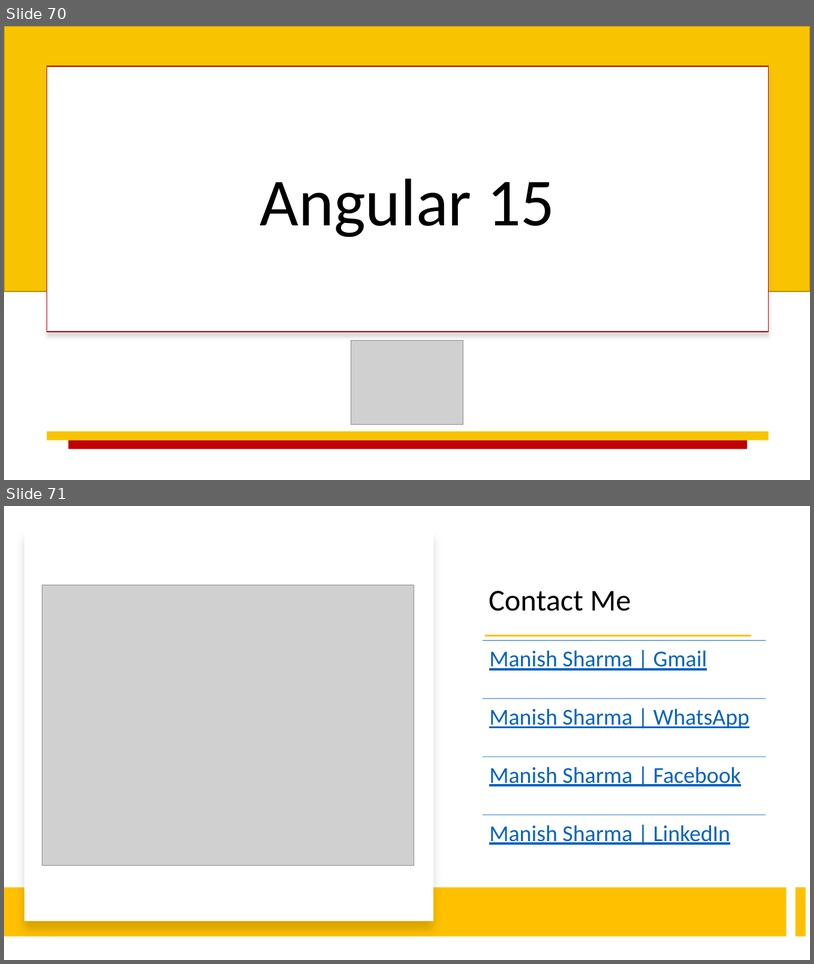
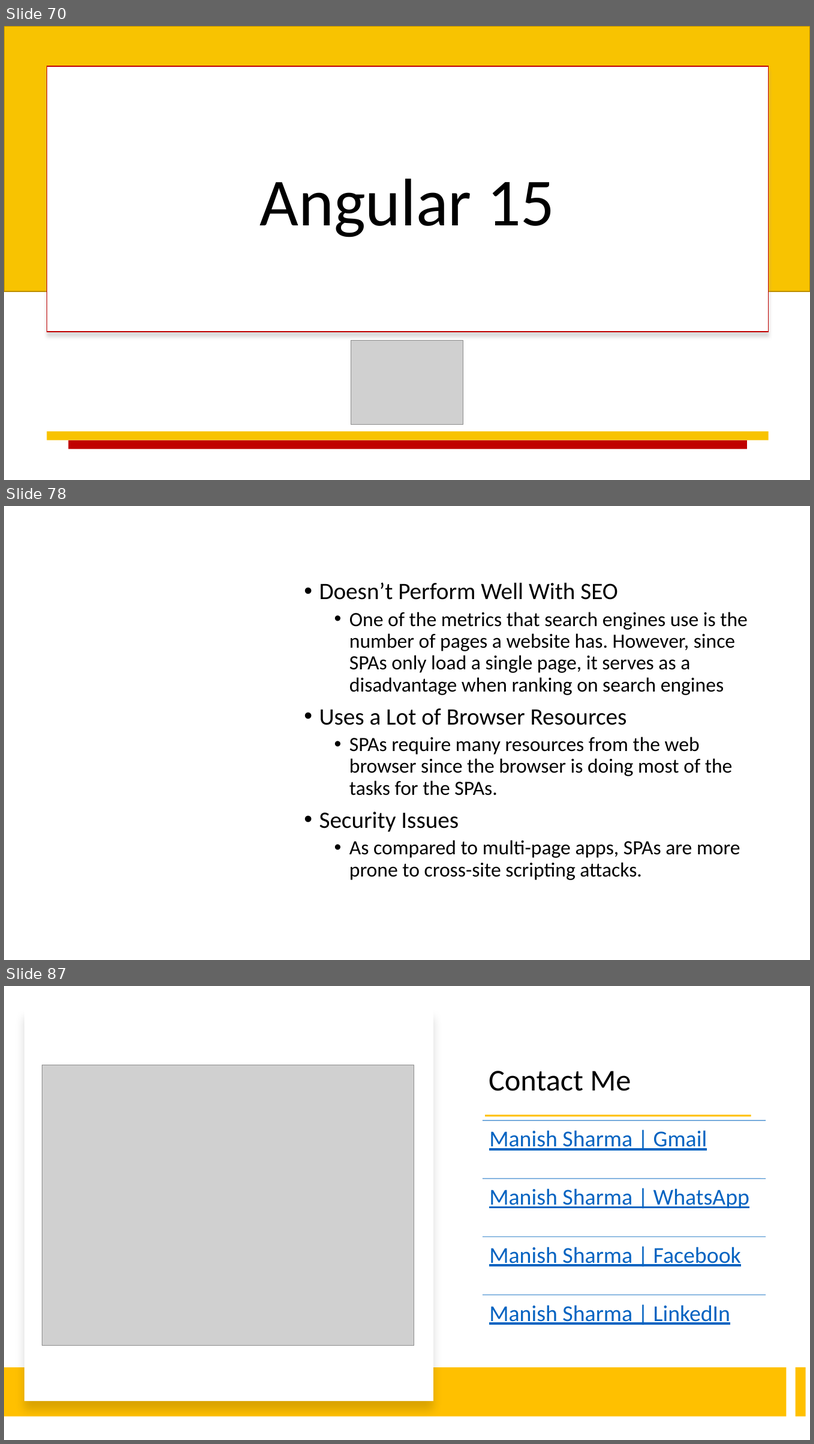
Before and after one commit to explore-with-manish/BFL_Byte_Jul23, a slide deck: Ng-Byte.pptx. Shown one above the other, each under a label of ours: slides 70 and 71 before the commit, slides 70, 78 and 87 after it; the slides between them are not shown. The pictures are 814x964 and 814x1444 pixels, drawn with LibreOffice and Linux fonts; fonts in the diff are those of the drawing; grey boxes stand for pictures. Boxes give left, top, right and bottom in pixels: in the first picture for what was removed or moved away, otherwise in the second. Text is boxed around its words. In the diff, an @@ line names an element or a change of style, - is before the commit and + after.

```diff
--- a/Ng-Byte.pptx
+++ b/Ng-Byte.pptx
@@ slide 78 added at [4,506,810,960], background #FFFFFF @@
@@ text added at [320,582,748,880], 24 pt, text #000000 @@
+• Doesn’t Perform Well With SEO
+  • One of the metrics that search engines use is the number of pages a website has. However, since SPAs only load a single page, it serves as a disadvantage when ranking on search engines
+• Uses a Lot of Browser Resources
+  • SPAs require many resources from the web browser since the browser is doing most of the tasks for the SPAs.
+• Security Issues
+  • As compared to multi-page apps, SPAs are more prone to cross-site scripting attacks.
@@ what was slide 71 is now slide 87 @@
```
Also in this commit, not shown: 15 other slides added, 4 other files.
